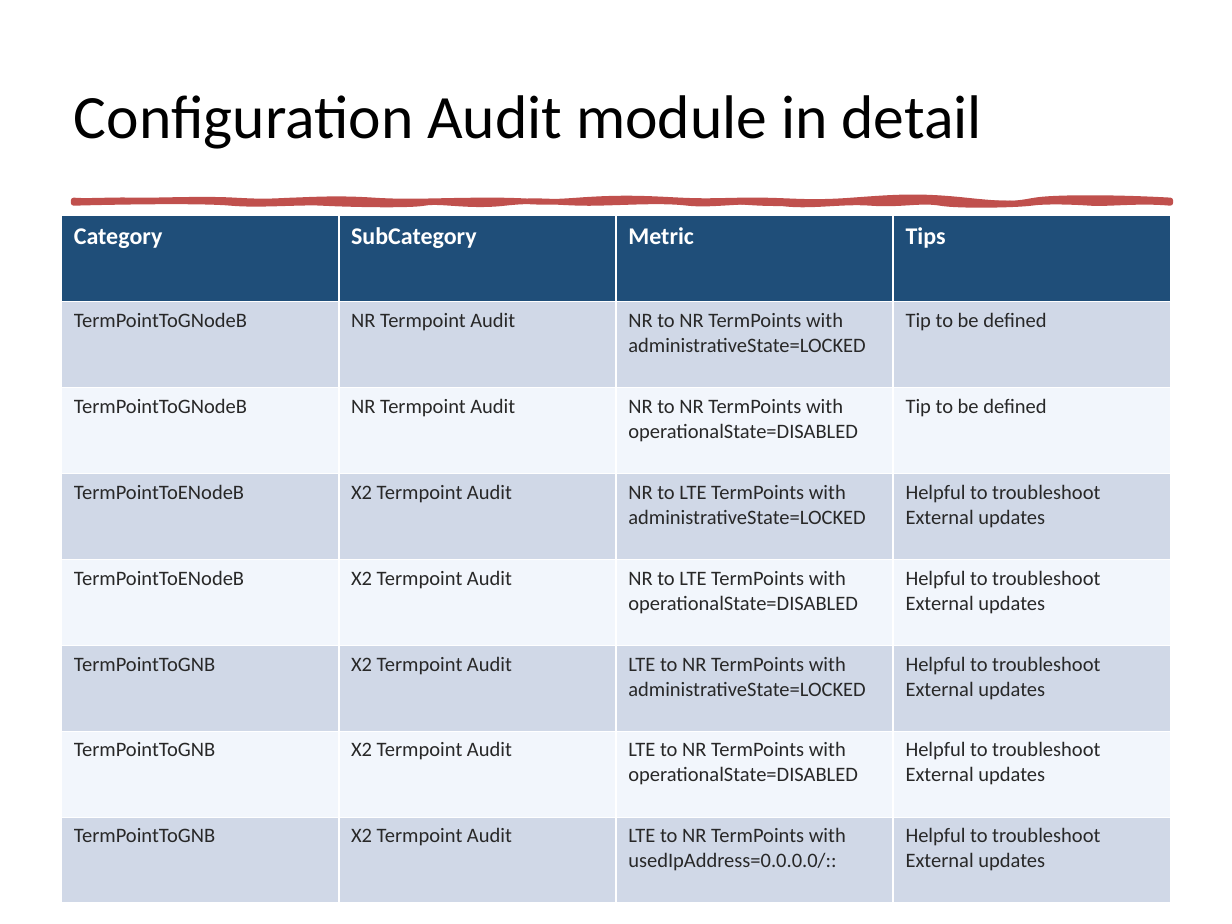
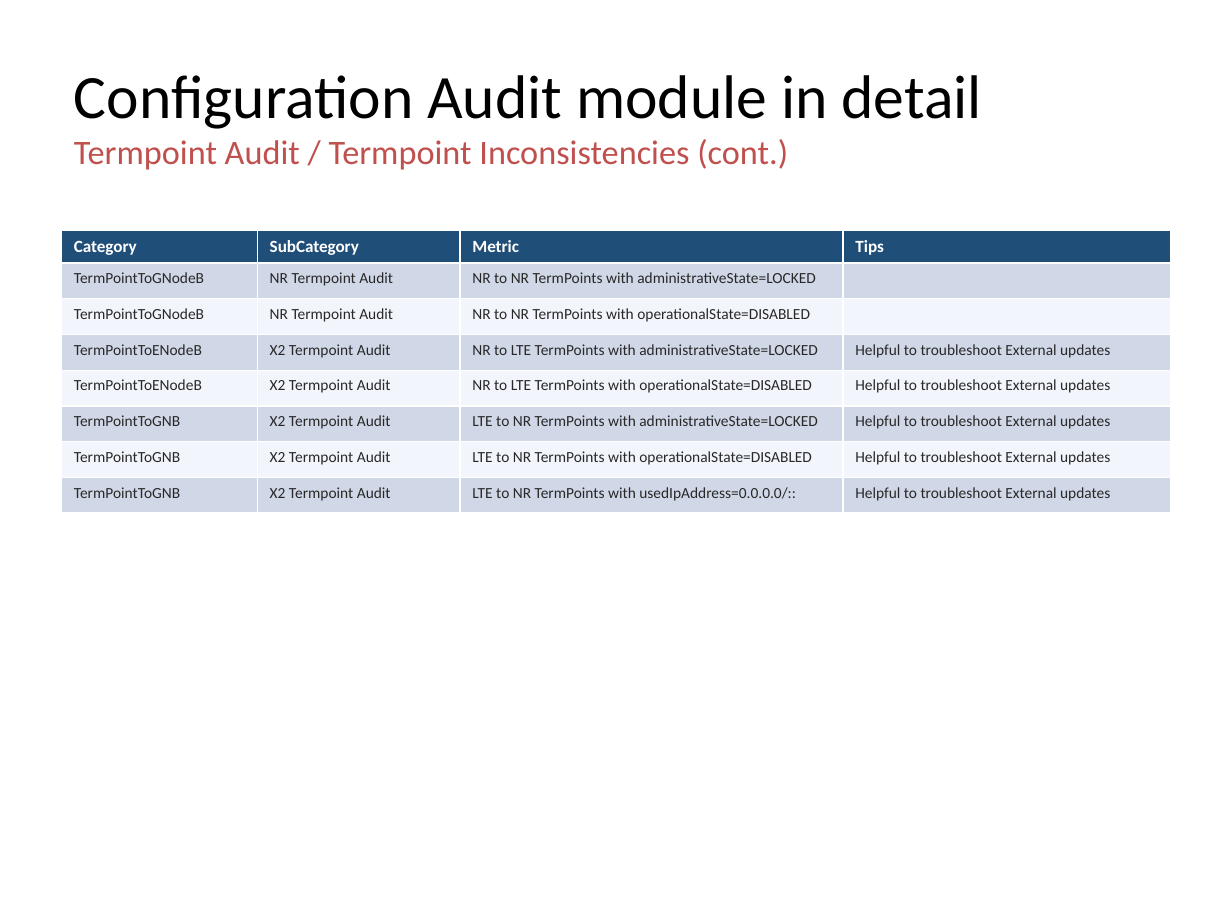
Before and after one commit to jaimetur/SSB_RetuningAutomations, a slide deck: slide 27 of help/User-Guide-SSB-Retuning-Automations-v0.7.4.pptx (slide 25 before the commit). Drawn at 1232x924 pixels with LibreOffice and Linux fonts; fonts in the diff are those of the drawing; background and template pictures are left out. Boxes give left, top, right and bottom in pixels: in the first picture for what was removed or moved away, otherwise in the second. Text is boxed around its words. In the diff, an @@ line names an element or a change of style, - is before the commit and + after.

Commit message:
Updated Technical User Guides to include the Check catalog of SummaryAudit table (with tips)

```diff
--- a/help/User-Guide-SSB-Retuning-Automations-v0.7.4.pptx
+++ b/help/User-Guide-SSB-Retuning-Automations-v0.7.4.pptx
@@ title at (x1=74, y1=139, x2=788, y2=170): paragraph added @@
+Termpoint Audit / Termpoint Inconsistencies (cont.)
@@ freeform shape removed at (x1=74, y1=201, x2=1170, y2=203) @@
@@ table at (x1=62, y1=230, x2=1172, y2=505) @@
-row 2, column 4: Tip to be defined
+row 2, column 4: 
-row 3, column 4: Tip to be defined
+row 3, column 4: 
@@ size 14 to 10 pt in "Category", "SubCategory", "Metric", "Tips" @@
@@ size 12 to 9 pt @@
@@ table resized from (x1=62, y1=216, x2=1170, y2=903) to (x1=62, y1=230, x2=1172, y2=505) @@
@@ text removed at (x1=74, y1=226, x2=547, y2=260) @@
-SummaryAudit checks catalog (cont.)
```
Also in this commit, not shown: 46 other slides changed, 5 slides added, 1 slide removed, 6 other files.
